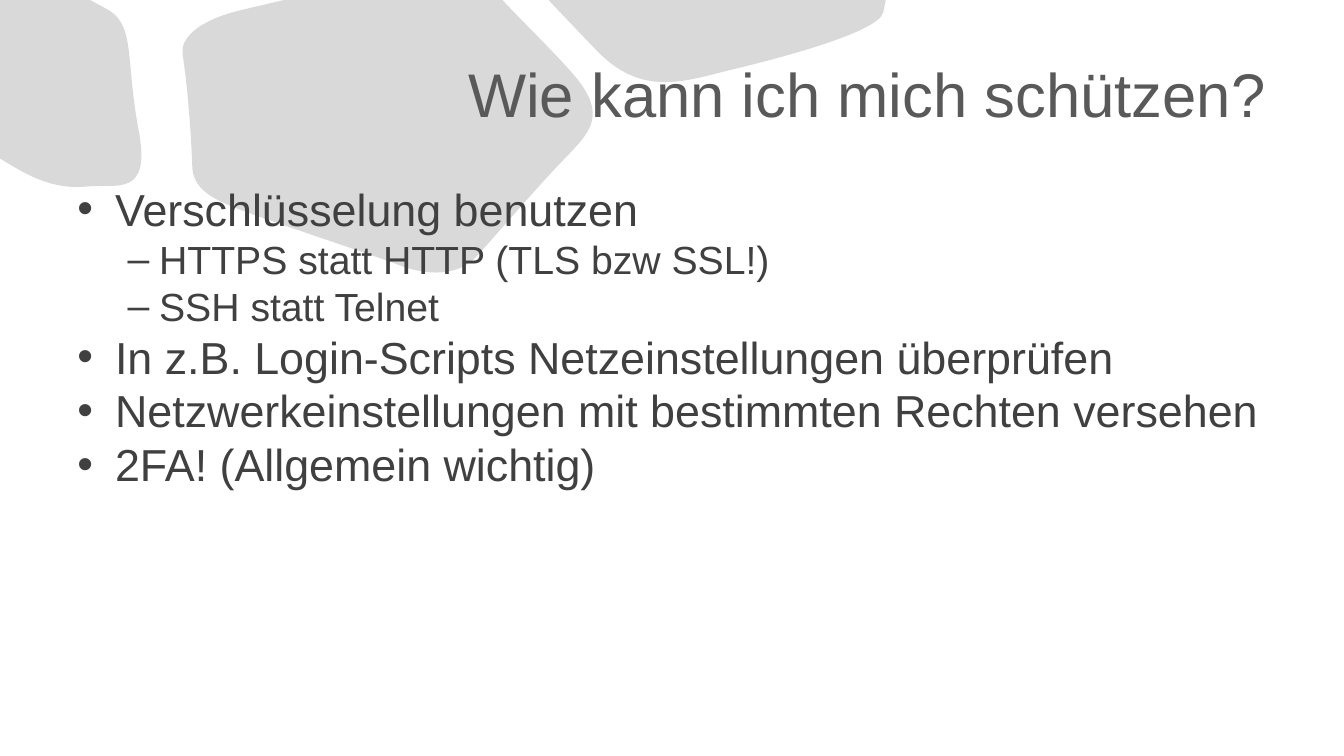
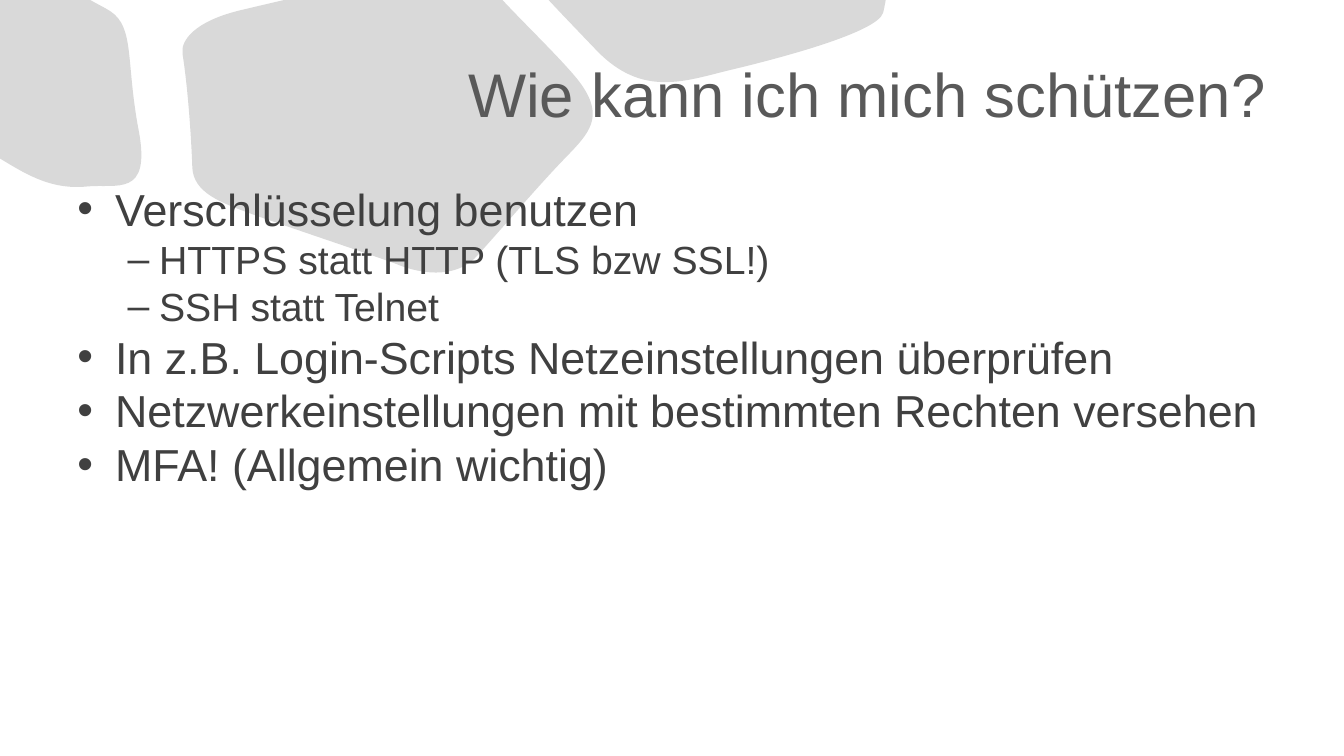
Before and after one commit to jamieahelmke/berufsschulvortraege, a slide deck: slide 5 of MITM_Jamie_Ben/mitm_jamie_ben.pptx. Drawn at 1344x756 pixels with LibreOffice and Linux fonts; fonts in the diff are those of the drawing. Boxes give left, top, right and bottom in pixels: in the first picture for what was removed or moved away, otherwise in the second. Text is boxed around its words. In the diff, an @@ line names an element or a change of style, - is before the commit and + after.

Commit message:
Update

```diff
--- a/MITM_Jamie_Ben/mitm_jamie_ben.pptx
+++ b/MITM_Jamie_Ben/mitm_jamie_ben.pptx
@@ text at <box>115,448,608,490</box>: text changed @@
-• 2FA! (Allgemein wichtig)
+• MFA! (Allgemein wichtig)
```
